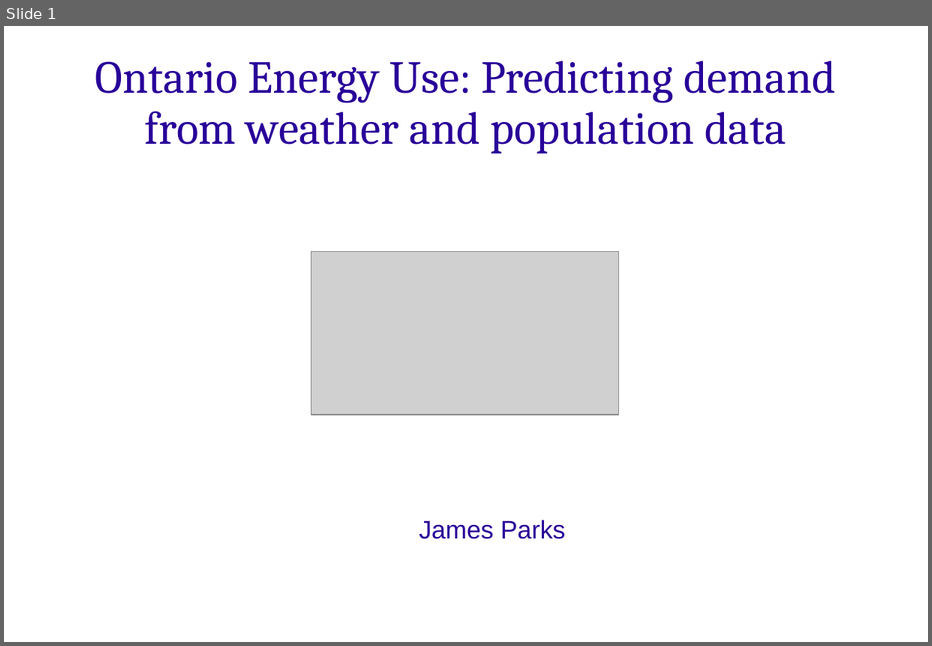
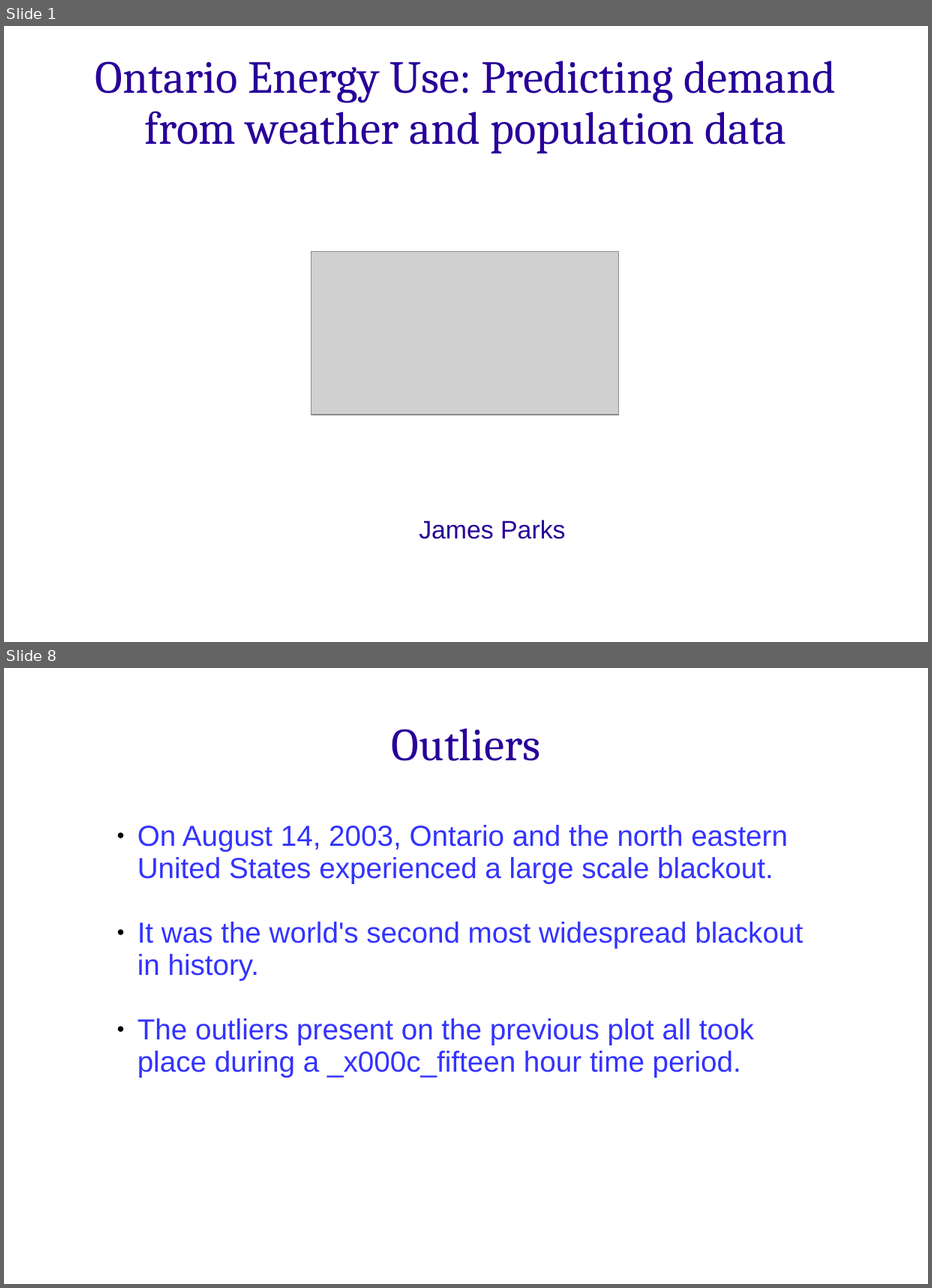
Before and after one commit to james-parks/Project2, a slide deck: capstone_project_presentation_energy.ppt. Shown one above the other, each under a label of ours: slide 1 before the commit, slides 1 and 8 after it; the slides between them are not shown. The pictures are 932x646 and 932x1288 pixels, drawn with LibreOffice and Linux fonts; fonts in the diff are those of the drawing; grey boxes stand for pictures; background and template pictures are left out. Boxes give left, top, right and bottom in pixels: in the first picture for what was removed or moved away, otherwise in the second. Text is boxed around its words. In the diff, an @@ line names an element or a change of style, - is before the commit and + after.

```diff
--- a/capstone_project_presentation_energy.ppt
+++ b/capstone_project_presentation_energy.ppt
@@ slide 8 added at [4, 668, 928, 1284], background picture (left out) @@
@@ text added at [392, 728, 541, 761], 38 pt, text #280099 @@
+Outliers
@@ text added at [138, 825, 803, 1078], 24 pt, text #3333FF @@
+● On August 14, 2003, Ontario and the north eastern United States experienced a large scale blackout.
+● It was the world's second most widespread blackout in history.
+● The outliers present on the previous plot all took place during a _x000c_fifteen hour time period.
+day.
```
Also in this commit, not shown: 1 slide changed, 9 other slides added, 12 slides removed, 2 other files.
